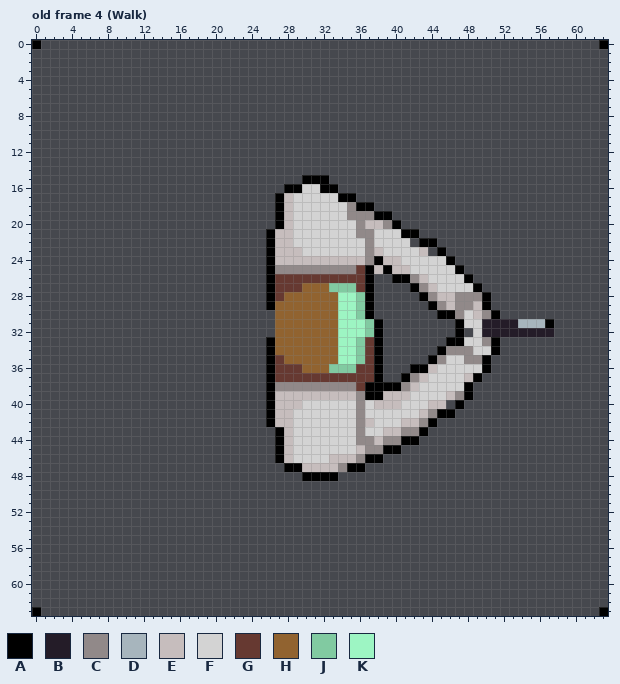
Pixel-art file -- Assets/Sprites/Guy_Pistol.ase. The first picture shows the starting point.
64x64 pixels, 17 frames. Shown: old frame 4 (Walk). The commit also changed other frames, which this record leaves out.
Visible layers, top first: "Head", "Layer 1", "Body", "Layer 2".
Palette (. is transparent): A #000000  B #241c28  C #918989  D #a7b5bd  E #c6bdbd  F #d3d3d3  G #663931  H #916330  J #81caa1  K #9df5c3
Pixels before, old frame 4 (Walk) (only the part around the change), first column x 15:
16 .............AAFFAA..............................
17 ............AEFFFFFAA............................
18 ............AEFFFFFFCAA..........................
19 ............AEFFFFFFCCCAA........................
20 ............AEFFFFFFFCEECA.......................
21 ...........AEEFFFFFFFCCFFFAA.....................
22 ...........AEEFFFFFFFFCFFFF.AA...................
23 ...........AEEEFFFFFFFCEFFFFE.A..................
24 ...........AEEEEEEEEEECAEEFFFFFA.................
25 ...........ACCCCCCCCCGAEAEEFFFFFA................
26 ...........AGGGGGGGGGGA..AACEFFFFA...............
27 ...........AGGGHHHJJJGA....ACEFFFFA..............
28 ...........AGHHHHHHKKJA.....ACEECCCA.............
29 ...........AHHHHHHHKKJA......ACECCEA.............
30 ............HHHHHHHKKJA.......AACFECA............
31 ............HHHHHHHKKKJA........AFFBBBBDDDA......
32 ............HHHHHHHKKKJA........A.FBBBBBBBB......
33 ...........AHHHHHHHKKJGA.......AAFFCA............
34 ...........AHHHHHHHKKJGA......ACCCFFA............
35 ...........AGHHHHHHKKJGA.....ACFFCCA.............
36 ...........AGGGHHHJJJGGA...AAEFFFFFA.............
37 ...........AGGGGGGGGGGGA..ACEFFFFEA..............
38 ...........ACCCCCCCCCGAAAACEFFFFFA...............
39 ...........AEEEEEEEEECAAEEEFFFFECA...............
40 ...........AEEEFFFFFFCFEEEFFFEE.A................
41 ...........AEEFFFFFFFCFFFFFFECAA.................
42 ...........AEEFFFFFFFCEFFFEECA...................
43 ............AEFFFFFFFCFFEECCA....................
44 ............AEFFFFFFFCCECCAA.....................
45 ............AEFFFFFFFECCAA.......................
46 ............AEFFFFEEECAA.........................
47 .............AAEEEECAA...........................
48 ...............AAAA..............................
49 .................................................
50 .................................................
51 .................................................
52 .................................................
Now the later version:
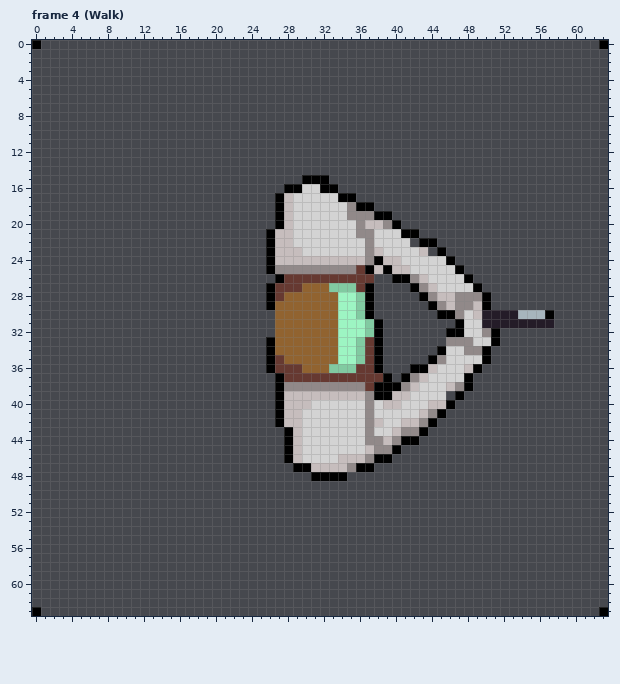
A new or re-ordered frame is compared with the old frame closest to it.
The edit:
frames 17 -> 14
Frame 4 (Walk) is new; against old frame 4 (Walk), layers "Gun", "Body":
The edit adds colour A in row 30 at x 57; in row 32 at x 46; in row 37 at x 39; in row 40 at x 46; in row 46 at x 39; in row 47 at x 37.
The edit adds colour A in row 48 at x 34.
Colour B gives way to colour A in row 32 at x 51.
Colour C gives way to colour A in row 38 at x 27; in row 39 at x 47.
Colour E gives way to colour A in row 37 at x 48; in row 39 at x 27 and 39; in rows 40 to 42 at x 27; in rows 43 to 46 at x 28; in row 47 at x 30.
Colour F gives way to colour A in row 34 at x 50; in row 36 at x 49.
Colour G gives way to colour A in row 26 at x 27; in row 37 at x 27.
The edit adds colour B in row 30 at x 52 to 53.
Colour A gives way to colour B in row 30 at x 51; in row 31 at x 57.
Colour C gives way to colour B in row 30 at x 50.
Colour D gives way to colour B in row 31 at x 54 to 56.
Colour A gives way to colour C in row 33 at x 46 to 47; in row 39 at x 37; in row 45 at x 39; in row 46 at x 37; in row 47 at x 35.
Colour B gives way to colour C in row 32 at x 50.
Colour E gives way to colour C in row 42 at x 37; in row 44 at x 38.
Colour F gives way to colour C in row 33 at x 48; in row 34 at x 49; in row 38 at x 47; in rows 40 to 41 at x 37; in row 43 at x 37.
Colour G gives way to colour C in row 38 at x 36.
The edit adds colour D in row 30 at x 54 to 56.
Colour C gives way to colour E in row 39 at x 36; in row 44 at x 39; in row 45 at x 37; in row 46 at x 36; in row 47 at x 34.
Colour F gives way to colour E in row 36 at x 48; in row 38 at x 46; in row 40 at x 30; in row 41 at x 29; in row 42 at x 29 and 38; in rows 43 to 46 at x 29.
The edit adds colour F in row 32 at x 48.
Colour C gives way to colour F in row 33 at x 50; in row 34 at x 46 to 47; in row 35 at x 48 to 49; in rows 40 to 44 at x 36.
Colour E gives way to colour F in row 40 at x 38; in row 43 at x 39; in row 45 at x 36; in row 46 at x 33.
Colour A gives way to colour G in row 26 at x 37; in row 37 at x 38; in row 38 at x 37.
The author cleared colour A in row 26 at x 26; in row 34 at x 51; in row 36 at x 50; in row 37 at x 26 and 49; in row 38 at x 26; in row 39 at x 26 and 48.
The author cleared colour A in row 40 at x 26 and 47; in row 41 at x 26 and 46; in row 42 at x 26; in rows 43 to 46 at x 27; in row 47 at x 28; in row 48 at x 30.
The author cleared colour B in row 32 at x 52 to 57.
The author cleared colour E in row 39 at x 46.
Boxes around the changes in both pictures, in picture pixels (x1, y1, x2, y2):
changed: (266, 274, 284, 283)
changed: (365, 274, 374, 283)
changed: (446, 310, 554, 418)
changed: (266, 373, 392, 481)
